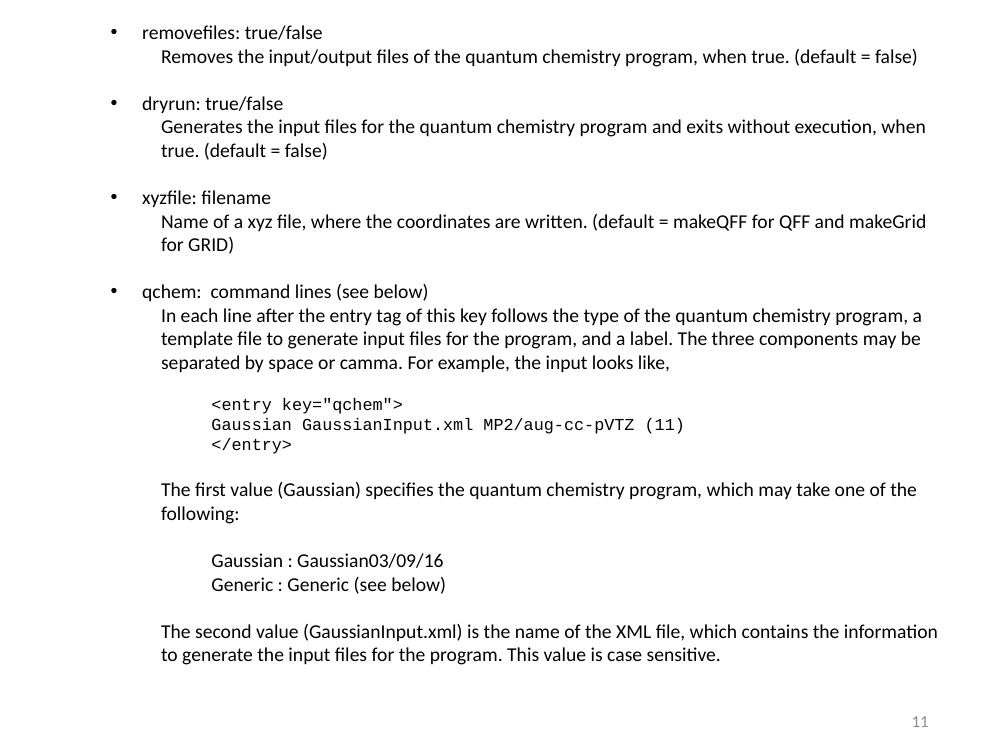
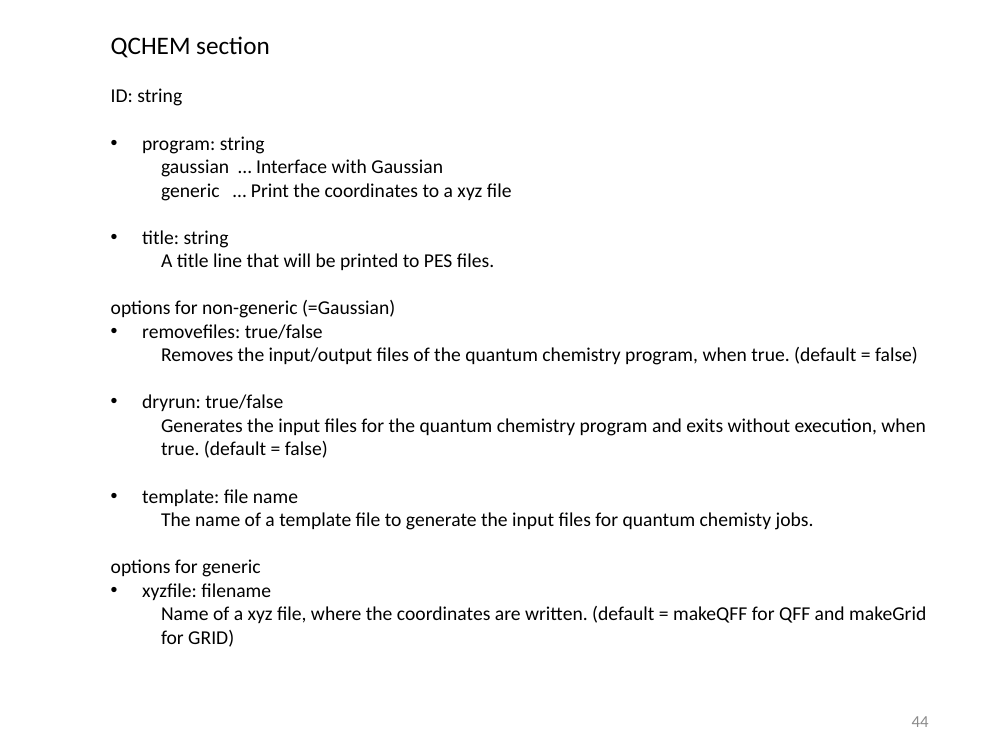
Before and after one commit to yagikiyoshi/sindo, a slide deck: slide 45 of doc/MakePES/usage_MakePES.pptx (slide 12 before the commit). Drawn at 1008x756 pixels with LibreOffice and Linux fonts; fonts in the diff are those of the drawing. Boxes give left, top, right and bottom in pixels: in the first picture for what was removed or moved away, otherwise in the second. Text is boxed around its words. In the diff, an @@ line names an element or a change of style, - is before the commit and + after.

```diff
--- a/doc/MakePES/usage_MakePES.pptx
+++ b/doc/MakePES/usage_MakePES.pptx
@@ text "QCHEM section": place and size @@
-text "QCHEM section" at box(142, 25, 938, 665)
+text "QCHEM section" at box(111, 36, 926, 647)
@@ text at box(111, 36, 512, 318): paragraphs added @@
+QCHEM section
+ID: string
+• program: string
+  gaussian … Interface with Gaussian
+  generic … Print the coordinates to a xyz file
+• title: string
+  A title line that will be printed to PES files.
+options for non-generic (=Gaussian)
@@ text at box(142, 284, 938, 665): paragraphs removed @@
-• qchem: command lines (see below)
-  In each line after the entry tag of this key follows the type of the quantum chemistry program, a template file to generate input files for the program, and a label. The three components may be separated by space or camma. For example, the input looks like,
-    <entry key="qchem">
-    Gaussian GaussianInput.xml MP2/aug-cc-pVTZ (11)
-    </entry>
-  The first value (Gaussian) specifies the quantum chemistry program, which may take one of the following:
-    Gaussian : Gaussian03/09/16
-    Generic : Generic (see below)
-  The second value (GaussianInput.xml) is the name of the XML file, which contains the information to generate the input files for the program. This value is case sensitive.
@@ text at box(111, 489, 814, 577): paragraphs added @@
+• template: file name
+  The name of a template file to generate the input files for quantum chemisty jobs.
+options for generic
@@ page number at box(912, 716, 929, 727): text changed @@
-11
+44
```
Also in this commit, not shown: 11 other slides changed, 36 slides added, 4 slides removed, 4 other files.
